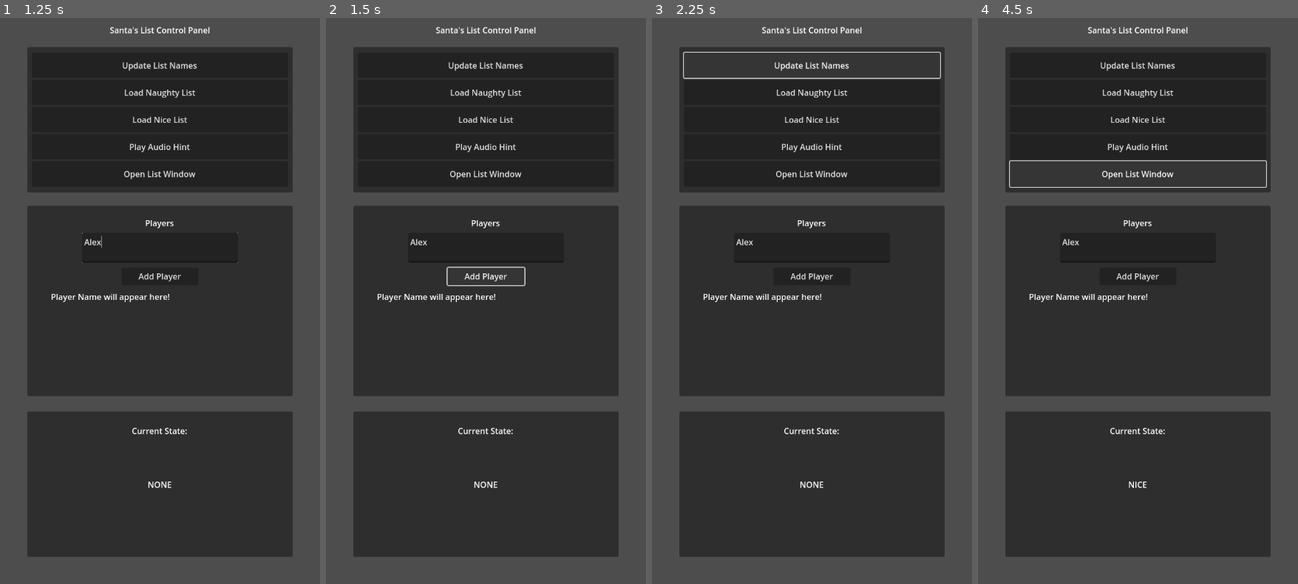
Above: before the commit, frames 1-4 (left to right).
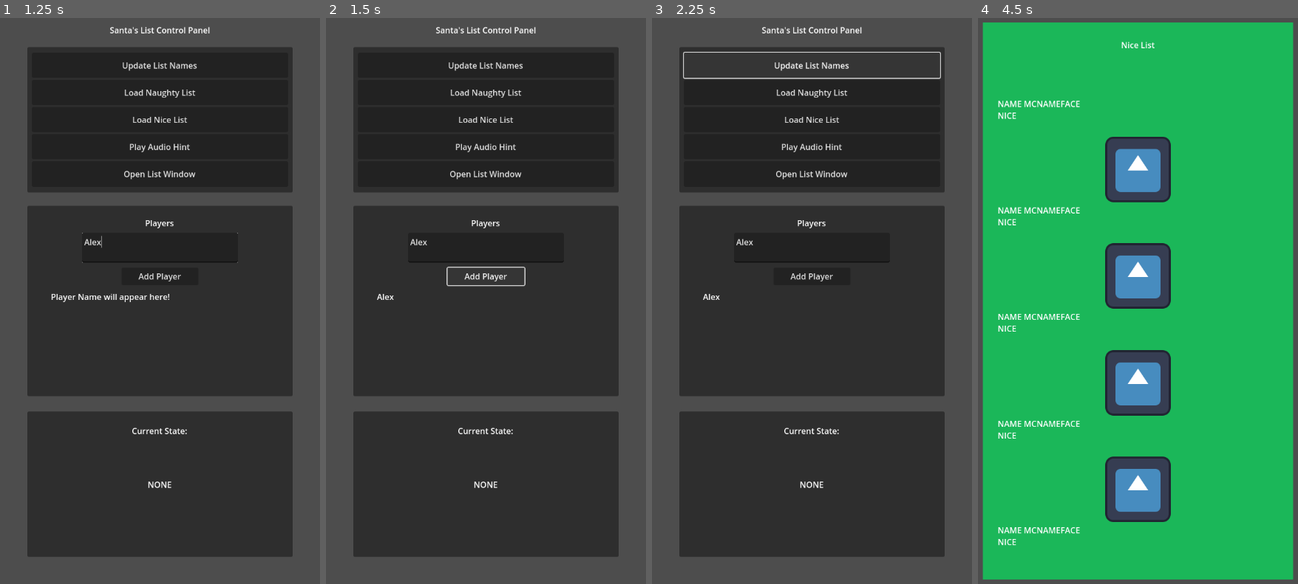
Above: after the commit, the same moments.

Repository: CuickCoder/25NNList
Game: Godot game, scene res://control_panel.tscn
Same seed, same stepped clock (60 frames per second), same inputs: the game is played once before the commit and once after it. Before the commit the project has no main scene; this scene is started directly in both runs. The engine's default icon, where the game draws it, is replaced by a stand-in: a white triangle on a blue panel in a dark square.
Inputs (mouse positions are in pixels of both pictures, inside the frame that each line leads up to):
- Up to frame 1 (1.25 s): click (160, 250) at 0.52 s; type "Alex" at 0.6 s
- Up to frame 2 (1.5 s): click "Add Player" at 1.25 s
- Up to frame 3 (2.25 s): click "Update List Names" at 2 s
- Up to frame 4 (4.5 s): click "Load Naughty List" at 2.75 s; click "Load Nice List" at 3.5 s; click "Open List Window" at 4.25 s

Frame 1 is identical in both runs. In frame 2, 0.2% of the frame differs, in the area x 15-53%, y 48-51%; in frame 3, 0.2%; in frame 4, 94%, in the area x 1-99%, y 0-100%.
Error before the commit: Invalid call. Nonexistent function 'add_child' in base 'SceneTree'. (res://control_panel.gd:38)

Commit message:
Finished prototype

Diff:
--- a/control_panel.gd
+++ b/control_panel.gd
@@ -1,10 +1,10 @@
 extends Control
 
 var player_name: String = "PLAYER_NAME"
-var default_naughty_list: Array = []
-var default_nice_list: Array = []
-var naughty_list: Array = []
-var nice_list: Array = []
+var default_naughty_list: Array = ["Shasta Hong", "Victor Faulk", "Jareth Bustamante", "Joseph Nordman"]
+var default_nice_list: Array = ["Tafan Hong", "Percie Carrillo", "Teana Campbell", "Violet Devine"]
+var naughty_list: Array = ["Shasta Hong", "Victor Faulk", "Jareth Bustamante", "Joseph Nordman"]
+var nice_list: Array = ["Tafan Hong", "Percie Carrillo", "Teana Campbell", "Violet Devine"]
 var state: String = "NONE"
 
 var naughty_list_scene = preload("res://naughty_list.tscn")
@@ -15,14 +15,25 @@
 	pass # Replace with function body.
 
 func update_lists():
-	naughty_list = default_naughty_list.duplicate()
+	naughty_list = default_naughty_list.duplicate(true)
+	nice_list = default_nice_list.duplicate(true)
 	naughty_list.insert(2, player_name)
-	nice_list = default_nice_list.duplicate()
 	nice_list.insert(2, player_name)
+	var w = get_tree().get_root().find_child("list_window", true, false)
+	if w == null:
+		return
+	if w.get_child_count() == 0:
+		return
+	else:
+		if state == "NAUGHTY":
+			w.find_child("NaughtyList", true, false).add_list_names(naughty_list, state)
+		if state == "NICE":
+			w.find_child("NiceList", true, false).add_list_names(nice_list, state)
 
 func change_state(new_state):
 	state = new_state
 	update_status()
+	update_list_window()
 
 func update_status():
 	$StateViewer/CurrentStateLabel.text = state
@@ -34,11 +45,42 @@
 
 func _open_list_window() -> void:
 	var w = Window.new()
+	w.size = get_viewport_rect().size
 	w.visible = true
-	get_tree().add_child(w)
+	w.name = "list_window"
+	get_tree().root.add_child(w)
 	if state == "NAUGHTY":
 		var n = naughty_list_scene.instantiate()
 		w.add_child(n)
 	elif state == "NICE":
 		var n = nice_list_scene.instantiate()
 		w.add_child(n)
+
+func update_list_window():
+	var w = get_tree().get_root().find_child("list_window", true, false)
+	if w == null:
+		return
+	for i in w.get_children():
+		i.queue_free()
+	if state == "NAUGHTY":
+		var n = naughty_list_scene.instantiate()
+		w.add_child(n)
+		update_lists()
+	elif state == "NICE":
+		var n = nice_list_scene.instantiate()
+		w.add_child(n)
+		update_lists()
+
+
+func update_player() -> void:
+	player_name = $PlayerList/TextEdit.text
+	$PlayerList/RichTextLabel.text = player_name
+	naughty_list.insert(2, player_name)
+	nice_list.insert(2, player_name)
+	update_lists()
+
+func _on_text_edit_gui_input(event: InputEvent) -> void:
+	if event is InputEventKey:
+		if event.is_pressed() and event.keycode == KEY_ENTER:
+			get_viewport().set_input_as_handled()
+			update_player()
--- a/control_panel.tscn
+++ b/control_panel.tscn
@@ -189,6 +189,9 @@
 horizontal_alignment = 1
 vertical_alignment = 1
 
+[connection signal="gui_input" from="PlayerList/TextEdit" to="." method="_on_text_edit_gui_input"]
+[connection signal="pressed" from="PlayerList/Button" to="." method="update_player"]
+[connection signal="pressed" from="ControlButtons/VBoxContainer/UpdateListButton" to="." method="update_lists"]
 [connection signal="pressed" from="ControlButtons/VBoxContainer/LoadNaughty" to="." method="change_state" binds= ["NAUGHTY"]]
 [connection signal="pressed" from="ControlButtons/VBoxContainer/LoadNice" to="." method="change_state" binds= ["NICE"]]
 [connection signal="pressed" from="ControlButtons/VBoxContainer/OpenListWindow" to="." method="_open_list_window"]
--- /dev/null
+++ b/list_script.gd
@@ -0,0 +1,11 @@
+extends Panel
+
+func add_list_names(list: Array, state: String):
+	if list.size() < 5:
+		return
+	else:
+		$Names/Name1.text = str(list[0]) + "\n" + state
+		$Names/Name2.text = str(list[1]) + "\n" + state
+		$Names/Name3.text = str(list[2]) + "\n" + state
+		$Names/Name4.text = str(list[3]) + "\n" + state
+		$Names/Name5.text = str(list[4]) + "\n" + state
--- a/list_window.tscn
+++ /dev/null
@@ -1,3 +0,0 @@
-[gd_scene format=3 uid="uid://gr28fom34hb3"]
-
-[node name="ListWindow" type="Node2D"]
--- a/naughty_list.tscn
+++ b/naughty_list.tscn
@@ -1,5 +1,6 @@
-[gd_scene load_steps=3 format=3 uid="uid://caskco6oi8ur3"]
+[gd_scene load_steps=4 format=3 uid="uid://caskco6oi8ur3"]
 
+[ext_resource type="Script" path="res://list_script.gd" id="1_16oxf"]
 [ext_resource type="Texture2D" uid="uid://co8es68fnj615" path="res://icon.svg" id="1_fl1kr"]
 
 [sub_resource type="StyleBoxFlat" id="StyleBoxFlat_lmgx4"]
@@ -16,6 +17,7 @@
 grow_horizontal = 2
 grow_vertical = 2
 theme_override_styles/panel = SubResource("StyleBoxFlat_lmgx4")
+script = ExtResource("1_16oxf")
 
 [node name="Title" type="Label" parent="."]
 layout_mode = 1
--- a/nice_list.tscn
+++ b/nice_list.tscn
@@ -1,5 +1,6 @@
-[gd_scene load_steps=3 format=3 uid="uid://rlp23f1l1gvj"]
+[gd_scene load_steps=4 format=3 uid="uid://rlp23f1l1gvj"]
 
+[ext_resource type="Script" path="res://list_script.gd" id="1_jmjmp"]
 [ext_resource type="Texture2D" uid="uid://co8es68fnj615" path="res://icon.svg" id="1_rxdrw"]
 
 [sub_resource type="StyleBoxFlat" id="StyleBoxFlat_1islf"]
@@ -16,6 +17,7 @@
 grow_horizontal = 2
 grow_vertical = 2
 theme_override_styles/panel = SubResource("StyleBoxFlat_1islf")
+script = ExtResource("1_jmjmp")
 
 [node name="Title" type="Label" parent="."]
 layout_mode = 1
--- a/project.godot
+++ b/project.godot
@@ -11,6 +11,7 @@
 [application]
 
 config/name="25NNList"
+run/main_scene="res://control_panel.tscn"
 config/features=PackedStringArray("4.3", "GL Compatibility")
 config/icon="res://icon.svg"
 
@@ -18,6 +19,7 @@
 
 window/size/viewport_width=648
 window/size/viewport_height=1152
+window/subwindows/embed_subwindows=false
 
 [rendering]
 
